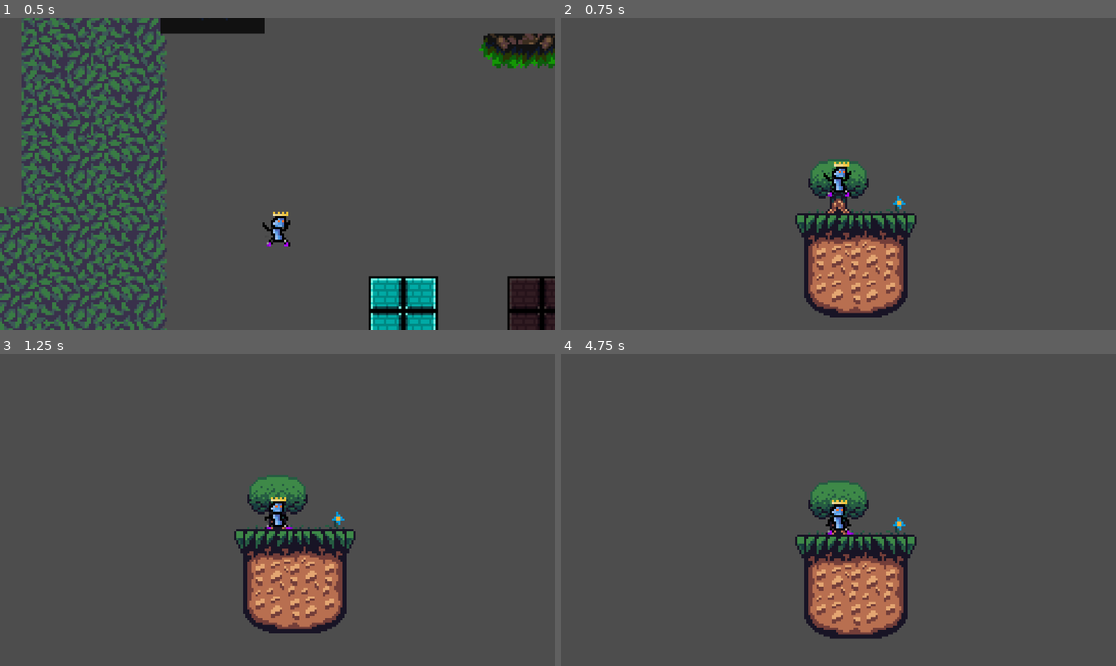
Above: before the commit, frames 1-4 (two rows, left to right).
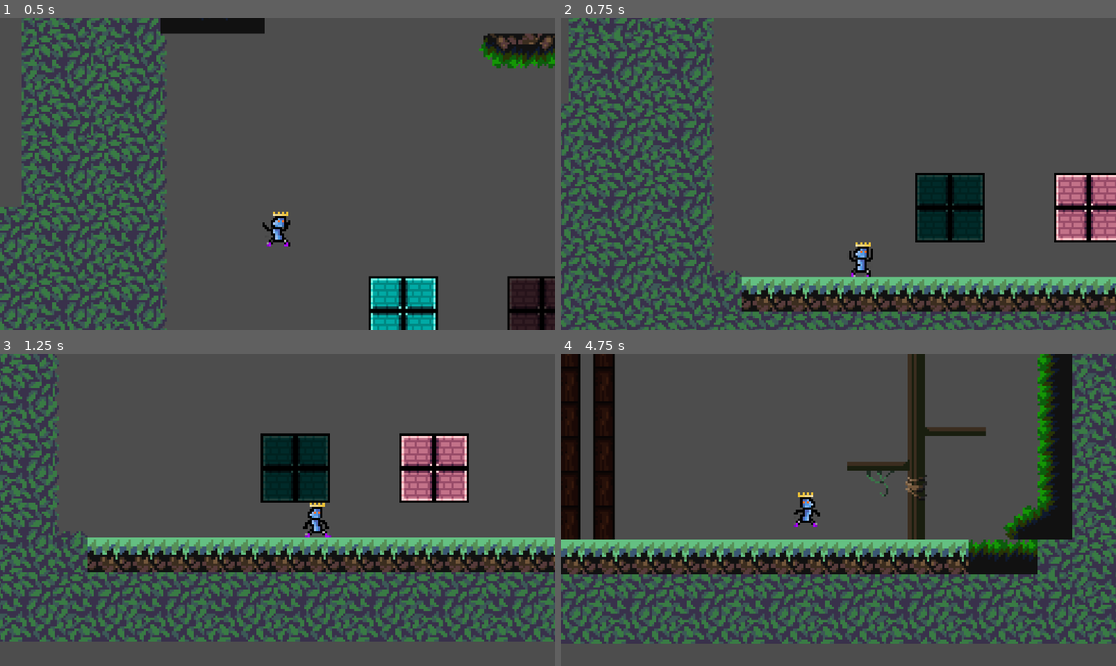
Above: after the commit, the same moments.

Repository: Sylvvs/PlatformerRhythmMaybe
Game: Godot game, scene res://Scenes/Logic/scene_handler.tscn
Two runs of this game, one before a commit and one after it. Both use one fixed random seed, a clock stepped at 60 frames per second and the inputs below.
Inputs:
- Up to frame 1 (0.5 s): no input
- Up to frame 2 (0.75 s): tap Enter (ui_accept) at 0.5, 0.6 s; hold Right (walk_right) from 0.53 s (still down)
- Up to frame 3 (1.25 s): keep holding Right (walk_right); tap C (jump) at 0.77 s
- Up to frame 4 (4.75 s): tap X (dash) at 1.35, 3.6 s; tap C (jump) at 1.52, 3.02, 3.77, 4.52 s; tap Enter (ui_accept) at 1.55, 2.1, 2.85, 3.8, 4.35 s; release Right (walk_right) at 2.03 s; hold Left (walk_left) 2.03-2.78 s; hold Right (walk_right) 2.78-4.28 s; hold Left (walk_left) from 4.28 s (still down)

Frame 1 is identical in both runs. In frame 2, 40% of the frame differs, in the area x 0-100%, y 0-100%; in frame 3, 38%; in frame 4, 43%, in the area x 0-100%, y 0-93%.

Commit message:
no more quick respawn

Diff:
--- a/platformer-rhythm-maybe/Scenes/Logic/scene_handler.tscn
+++ b/platformer-rhythm-maybe/Scenes/Logic/scene_handler.tscn
@@ -1,6 +1,6 @@
 [gd_scene load_steps=2 format=3 uid="uid://b1hqntcixxhv1"]
 
-[ext_resource type="Script" uid="uid://pam7l3yhrcbx" path="res://scripts/scene_handler.gd" id="1_6xs7r"]
+[ext_resource type="Script" uid="uid://pam7l3yhrcbx" path="res://Scripts/scene_handler.gd" id="1_6xs7r"]
 
 [node name="Node" type="Node"]
 script = ExtResource("1_6xs7r")
--- a/platformer-rhythm-maybe/Scripts/scene_handler.gd
+++ b/platformer-rhythm-maybe/Scripts/scene_handler.gd
@@ -4,10 +4,6 @@
 
 func _ready() -> void:
 	load_scene("MossyCave")
-
-func _process(_delta: float) -> void:
-	if Input.is_action_just_pressed("ui_accept"):
-		load_scene("level")
 
 func load_scene(scene_name: String) -> void:
 	var path = "res://Scenes/Levels/%s.tscn" % scene_name
